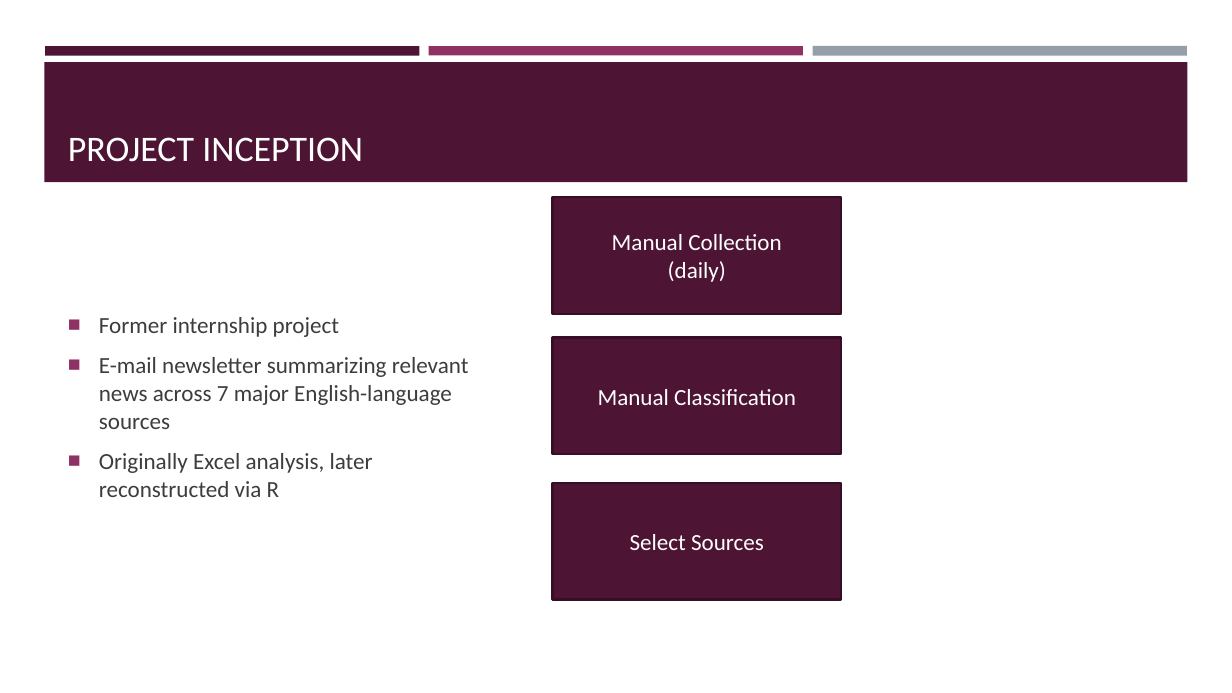
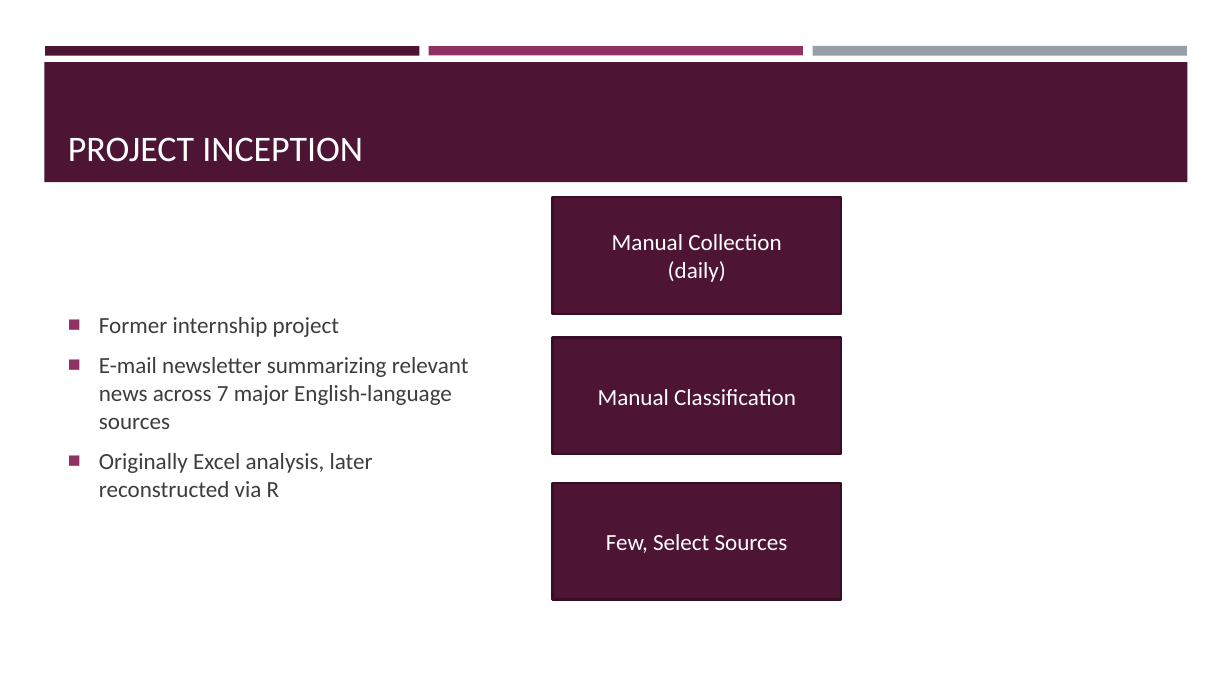
Before and after one commit to MDshuey/Portfolio, a slide deck: slide 2 of Part 1- Media Monitoring/MediaModeling.pptm. Drawn at 1232x693 pixels with LibreOffice and Linux fonts; fonts in the diff are those of the drawing. Boxes give left, top, right and bottom in pixels: in the first picture for what was removed or moved away, otherwise in the second. Text is boxed around its words. In the diff, an @@ line names an element or a change of style, - is before the commit and + after.

```diff
--- a/Part 1- Media Monitoring/MediaModeling.pptm
+++ b/Part 1- Media Monitoring/MediaModeling.pptm
@@ text in rectangle at (x1=606, y1=534, x2=788, y2=553): text changed @@
-Select Sources
+Few, Select Sources
```
Also in this commit, not shown: 2 other slides changed, 3 slides added, 1 slide removed, 2 other files.
